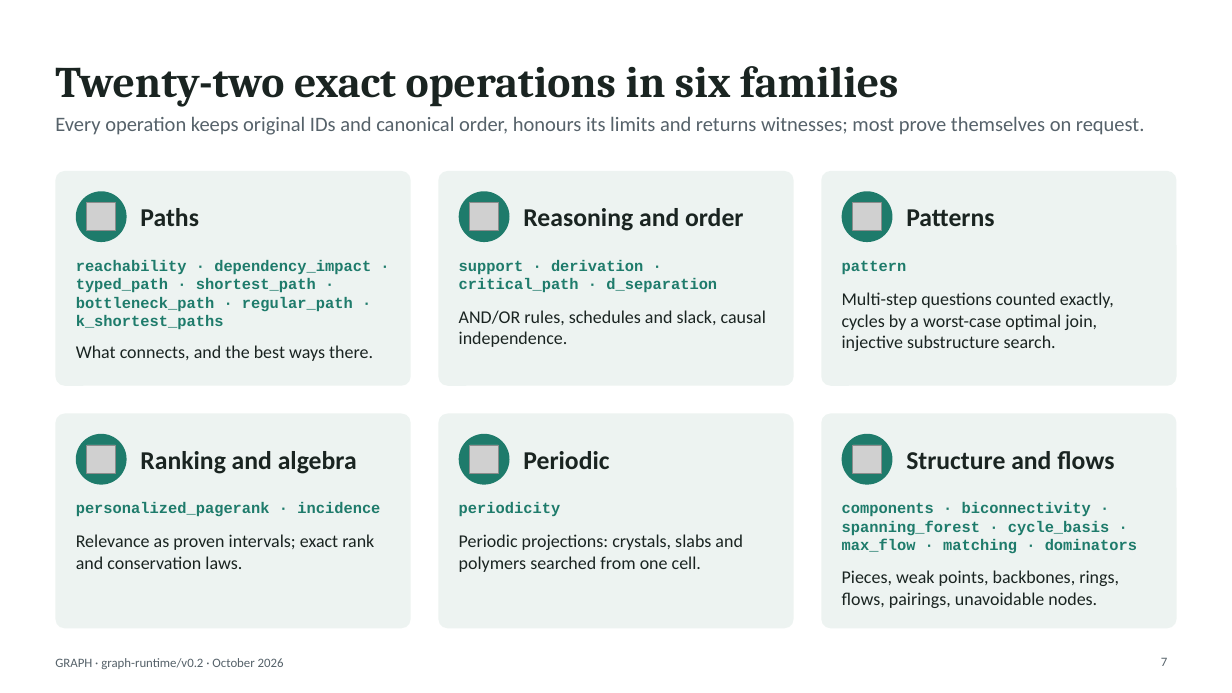
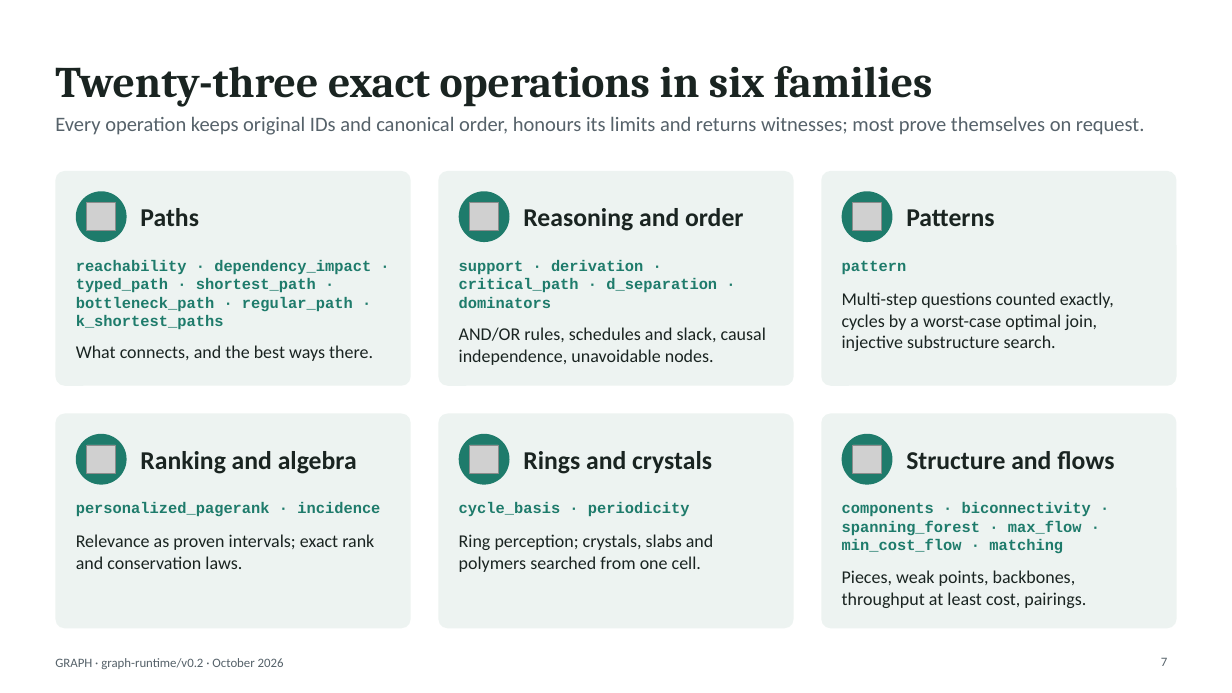
Before and after one commit to hlxin/graph, a slide deck: slide 7 of docs/GRAPH_slides.pptx. Drawn at 1232x693 pixels with LibreOffice and Linux fonts; fonts in the diff are those of the drawing; grey boxes stand for pictures. Boxes give left, top, right and bottom in pixels: in the first picture for what was removed or moved away, otherwise in the second. Text is boxed around its words. In the diff, an @@ line names an element or a change of style, - is before the commit and + after.

```diff
--- a/docs/GRAPH_slides.pptx
+++ b/docs/GRAPH_slides.pptx
@@ title at (x1=55, y1=66, x2=932, y2=107): text changed @@
-Twenty-two exact operations in six families
+Twenty-three exact operations in six families
@@ text at (x1=459, y1=260, x2=717, y2=308): text changed @@
-support · derivation · critical_path · d_separation
+support · derivation · critical_path · d_separation · dominators
@@ text at (x1=459, y1=327, x2=766, y2=365): text changed @@
-AND/OR rules, schedules and slack, causal independence.
+AND/OR rules, schedules and slack, causal independence, unavoidable nodes.
@@ text at (x1=523, y1=451, x2=712, y2=474): text changed @@
-Periodic
+Rings and crystals
@@ text at (x1=459, y1=502, x2=690, y2=516): text changed @@
-periodicity
+cycle_basis · periodicity
@@ text at (x1=842, y1=502, x2=1091, y2=554): text changed @@
-components · biconnectivity · spanning_forest · cycle_basis · max_flow · matching · dominators
+components · biconnectivity · spanning_forest · max_flow · min_cost_flow · matching
@@ text at (x1=459, y1=534, x2=713, y2=572): text changed @@
-Periodic projections: crystals, slabs and polymers searched from one cell.
+Ring perception; crystals, slabs and polymers searched from one cell.
@@ text at (x1=842, y1=570, x2=1086, y2=608): text changed @@
-Pieces, weak points, backbones, rings, flows, pairings, unavoidable nodes.
+Pieces, weak points, backbones, throughput at least cost, pairings.
```
Also in this commit, not shown: 7 other slides changed, 3 other files.
